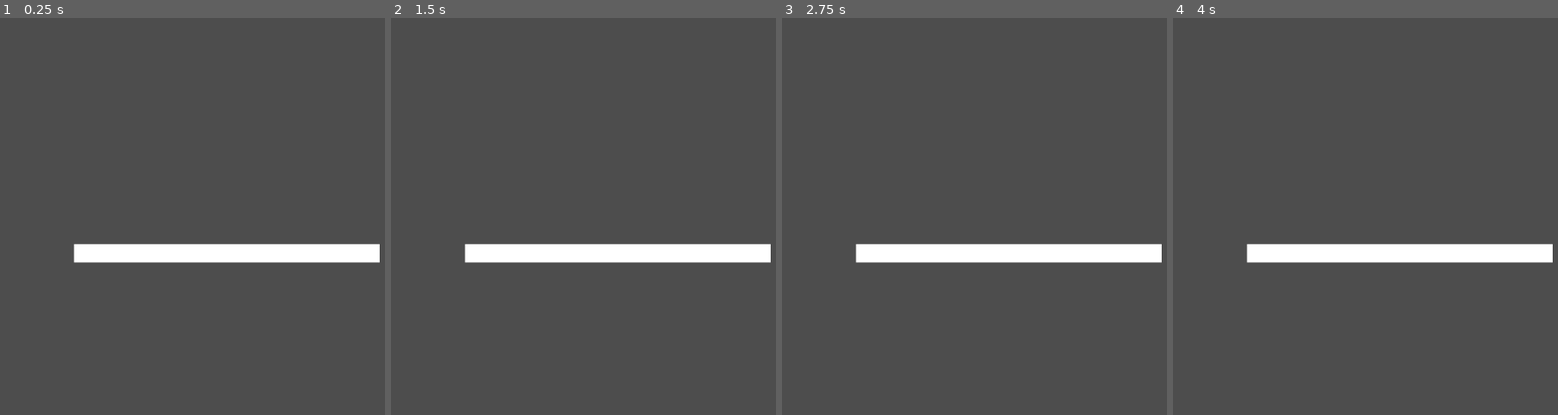
Above: before the commit, frames 1-4 (left to right).
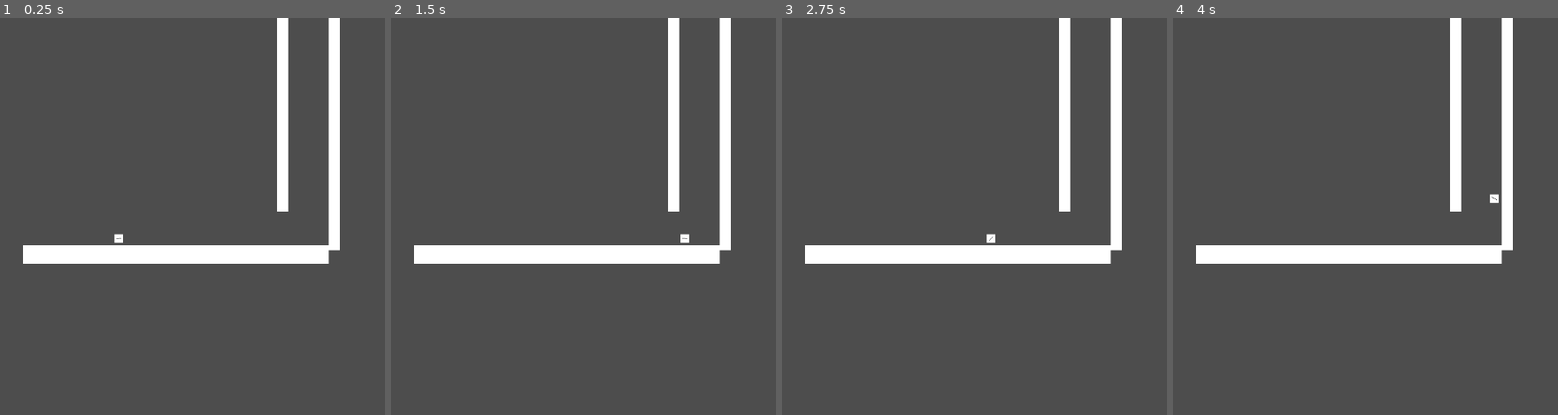
Above: after the commit, the same moments.

Repository: EliasJHL/EpitechJAM_2
Game: Godot game, scene res://main_scene.tscn
Two runs of this game, one before a commit and one after it. Both use one fixed random seed, a clock stepped at 60 frames per second and the inputs below.
Inputs (mouse positions are in pixels of both pictures, inside the frame that each line leads up to):
- Up to frame 1 (0.25 s): no input
- Up to frame 2 (1.5 s): tap Enter (ui_accept) at 0.5, 0.77 s; move the mouse to (outside the picture) at 0.52 s; press the mouse at (outside the picture) at 0.53 s; hold Right (ui_right) from 0.53 s (still down); move the mouse to (502, 236) at 1.27 s; release the mouse at (502, 236) at 1.28 s; click (502, 236) at 1.35 s
- Up to frame 3 (2.75 s): tap Enter (ui_accept) at 1.52 s; move the mouse to (1105, 129) at 2.02 s; release Right (ui_right) at 2.03 s; press the mouse at (1105, 129) at 2.03 s; hold Left (ui_left) from 2.03 s (still down)
- Up to frame 4 (4 s): tap Enter (ui_accept) at 2.75, 3.02, 3.5, 3.77 s; move the mouse to (1392, 295) at 2.77 s; release Left (ui_left) at 2.78 s; release the mouse at (1392, 295) at 2.78 s; hold Right (ui_right) from 2.78 s (still down); click (1392, 295) at 2.85 s; move the mouse to (outside the picture) at 3.52 s; press the mouse at (outside the picture) at 3.53 s

The runs differ from the first frame. In frame 1, 5.0% of the frame differs, in the area x 5-99%, y 0-62%; in frame 2, 5.0%; in frame 3, 5.0%; in frame 4, 5.0%.

Commit message:
[ADD] basic scene to test the player & player movement fixed & weapon angle added

Diff:
--- a/CharacterBody2D.gd
+++ b/CharacterBody2D.gd
@@ -4,21 +4,27 @@
 const SPEED = 300.0
 const JUMP_VELOCITY = -400.0
 
-# Get the gravity from the project settings to be synced with RigidBody nodes.
 var gravity = ProjectSettings.get_setting("physics/2d/default_gravity")
 
+#Fonction pour le viseur de l'arme
+func _process(delta):
+	var target_position = get_global_mouse_position()
+	#Regard sur la souris → Il est basé sur le centre du joueur
+	$Weapon.look_at(target_position)
 
+#Fonction pour placer les portails
+func fire():
+	if Input.is_action_pressed("Place_Portal"):
+		print("fire")
+
+#Système de gravité et déplacements basiques
 func _physics_process(delta):
-	# Add the gravity.
 	if not is_on_floor():
 		velocity.y += gravity * delta
 
-	# Handle jump.
 	if Input.is_action_just_pressed("ui_accept") and is_on_floor():
 		velocity.y = JUMP_VELOCITY
 
-	# Get the input direction and handle the movement/deceleration.
-	# As good practice, you should replace UI actions with custom gameplay actions.
 	var direction = Input.get_axis("ui_left", "ui_right")
 	if direction:
 		velocity.x = direction * SPEED
--- a/main_scene.tscn
+++ b/main_scene.tscn
@@ -1,12 +1,20 @@
-[gd_scene load_steps=5 format=3 uid="uid://nnkls76shl42"]
+[gd_scene load_steps=8 format=3 uid="uid://nnkls76shl42"]
 
 [ext_resource type="Texture2D" uid="uid://ustehomhknec" path="res://blank.jpg" id="1_7p8sb"]
 [ext_resource type="Script" path="res://CharacterBody2D.gd" id="2_roqg8"]
 
 [sub_resource type="RectangleShape2D" id="RectangleShape2D_q5cjt"]
 
-[sub_resource type="RectangleShape2D" id="RectangleShape2D_qeum4"]
-size = Vector2(363.564, 479.999)
+[sub_resource type="PhysicsMaterial" id="PhysicsMaterial_7r4rq"]
+
+[sub_resource type="RectangleShape2D" id="RectangleShape2D_bc33s"]
+size = Vector2(498, 32)
+
+[sub_resource type="RectangleShape2D" id="RectangleShape2D_cpovn"]
+size = Vector2(20, 399)
+
+[sub_resource type="RectangleShape2D" id="RectangleShape2D_t20jl"]
+size = Vector2(20, 389)
 
 [node name="MainScene" type="Node2D"]
 
@@ -17,19 +25,48 @@
 [node name="CollisionShape2D" type="CollisionShape2D" parent="CharacterBody2D"]
 shape = SubResource("RectangleShape2D_q5cjt")
 
-[node name="Sprite2D2" type="Sprite2D" parent="CharacterBody2D"]
+[node name="Player_Sprite" type="Sprite2D" parent="CharacterBody2D"]
 scale = Vector2(0.0291667, 0.0291667)
 texture = ExtResource("1_7p8sb")
 
-[node name="Area2D" type="Area2D" parent="."]
-position = Vector2(350, 384)
+[node name="Weapon" type="Sprite2D" parent="CharacterBody2D"]
+modulate = Color(0.211765, 0.215686, 0.223529, 1)
+z_index = 90
+position = Vector2(-1.01328e-06, 0)
+scale = Vector2(0.0179687, 0.00208333)
+texture = ExtResource("1_7p8sb")
 
-[node name="CollisionShape2D" type="CollisionShape2D" parent="Area2D"]
-position = Vector2(552.25, 0)
-scale = Vector2(3.57708, 0.0604167)
-shape = SubResource("RectangleShape2D_qeum4")
+[node name="StaticBody2D" type="StaticBody2D" parent="."]
+position = Vector2(448, 386)
+physics_material_override = SubResource("PhysicsMaterial_7r4rq")
 
-[node name="Sprite2D" type="Sprite2D" parent="Area2D"]
-position = Vector2(181, 0)
+[node name="CollisionShape2D" type="CollisionShape2D" parent="StaticBody2D"]
+shape = SubResource("RectangleShape2D_bc33s")
+
+[node name="Sprite2D" type="Sprite2D" parent="StaticBody2D"]
 scale = Vector2(1.0375, 0.0625)
 texture = ExtResource("1_7p8sb")
+
+[node name="StaticBody2D2" type="StaticBody2D" parent="."]
+position = Vector2(706, 187)
+
+[node name="CollisionShape2D" type="CollisionShape2D" parent="StaticBody2D2"]
+position = Vector2(-1, 0)
+shape = SubResource("RectangleShape2D_cpovn")
+
+[node name="Sprite2D" type="Sprite2D" parent="StaticBody2D2"]
+position = Vector2(-4.42504e-05, -2.49998)
+scale = Vector2(0.0375, 0.810417)
+texture = ExtResource("1_7p8sb")
+
+[node name="StaticBody2D3" type="StaticBody2D" parent="."]
+position = Vector2(622, 121)
+
+[node name="CollisionShape2D" type="CollisionShape2D" parent="StaticBody2D3"]
+position = Vector2(0, -1)
+shape = SubResource("RectangleShape2D_t20jl")
+
+[node name="Sprite2D" type="Sprite2D" parent="StaticBody2D3"]
+position = Vector2(1.52588e-05, 1)
+scale = Vector2(0.0375, 0.810417)
+texture = ExtResource("1_7p8sb")
--- a/project.godot
+++ b/project.godot
@@ -14,3 +14,11 @@
 run/main_scene="res://main_scene.tscn"
 config/features=PackedStringArray("4.2", "Forward Plus")
 config/icon="res://icon.svg"
+
+[input]
+
+Place_Portal={
+"deadzone": 0.5,
+"events": [Object(InputEventMouseButton,"resource_local_to_scene":false,"resource_name":"","device":-1,"window_id":0,"alt_pressed":false,"shift_pressed":false,"ctrl_pressed":false,"meta_pressed":false,"button_mask":1,"position":Vector2(383, 9),"global_position":Vector2(387, 50),"factor":1.0,"button_index":1,"canceled":false,"pressed":true,"double_click":false,"script":null)
+]
+}
